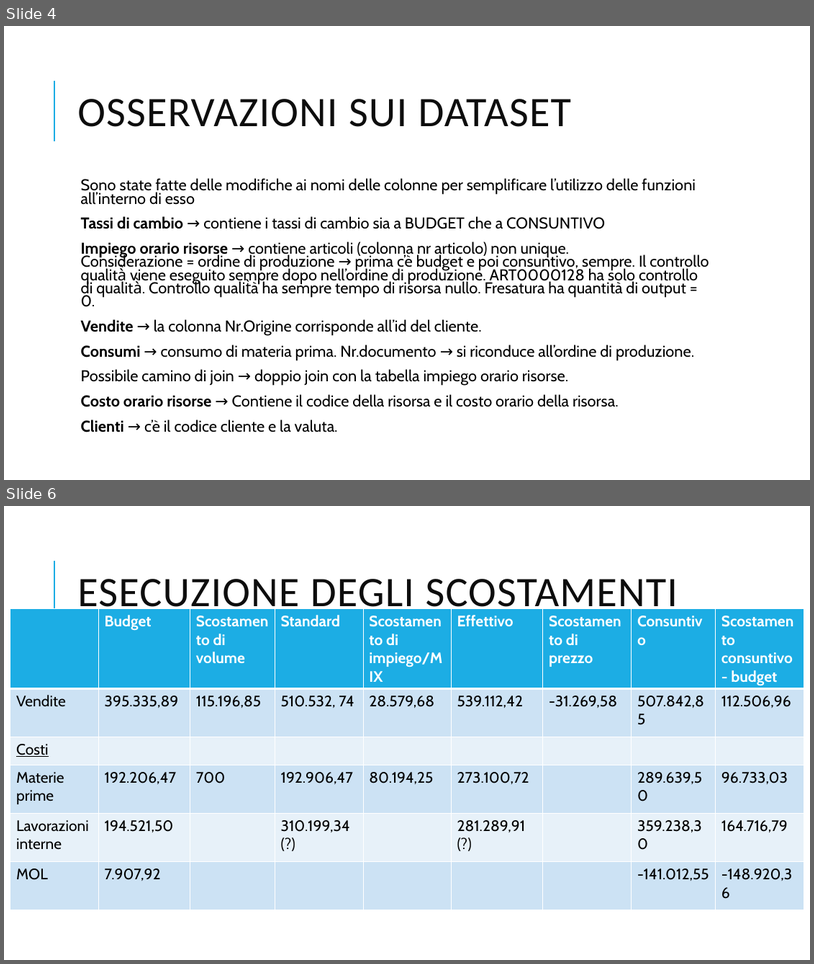
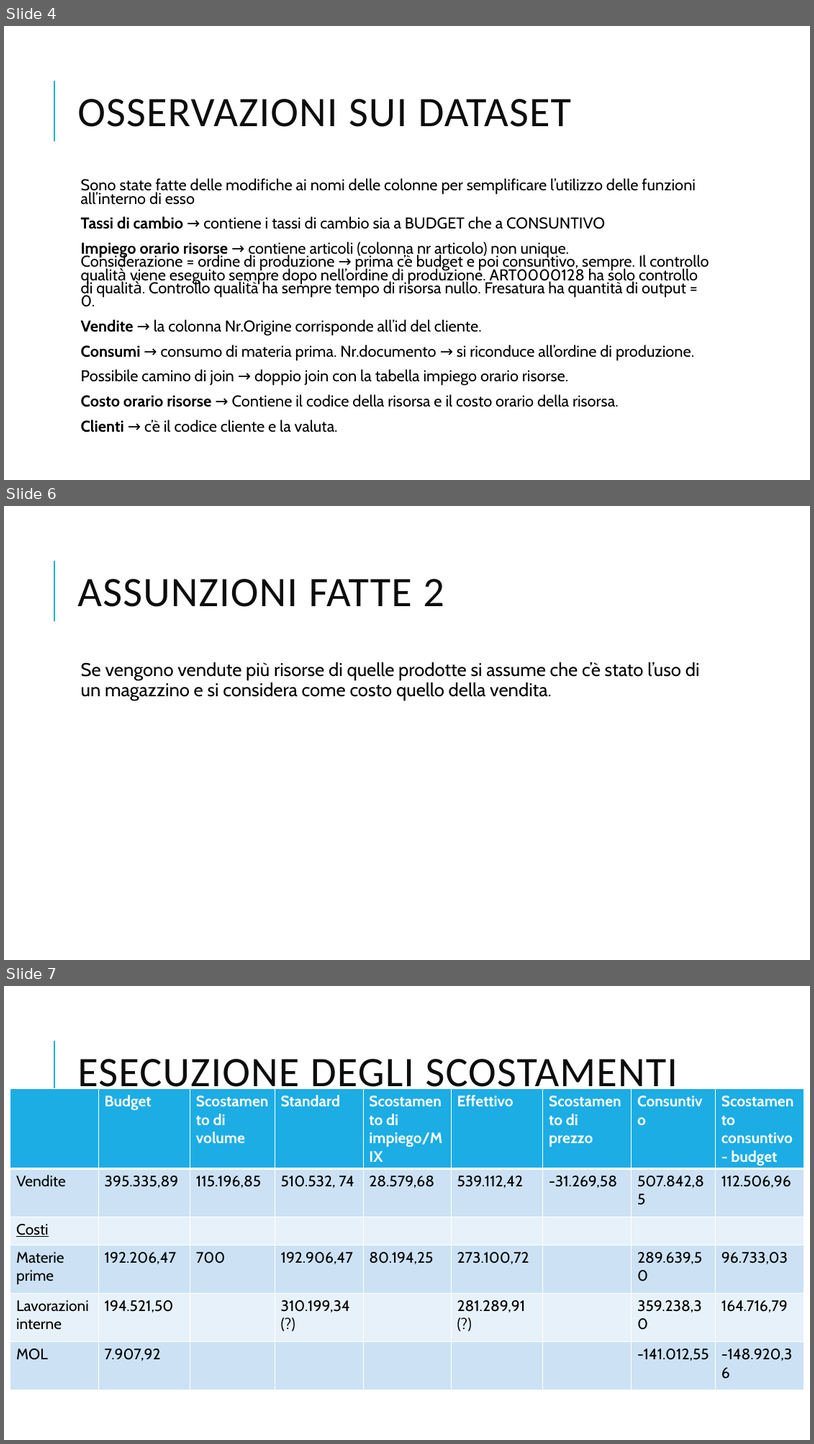
Before and after one commit to VinciGit00/SCGProject, a slide deck: Document/PresentazioneProgetto.pptx. Shown one above the other, each under a label of ours: slides 4 and 6 before the commit, slides 4, 6 and 7 after it; the slides between them are not shown. The pictures are 814x964 and 814x1444 pixels, drawn with LibreOffice and Linux fonts; fonts in the diff are those of the drawing. Boxes give left, top, right and bottom in pixels: in the first picture for what was removed or moved away, otherwise in the second. Text is boxed around its words. In the diff, an @@ line names an element or a change of style, - is before the commit and + after.

```diff
--- a/Document/PresentazioneProgetto.pptx
+++ b/Document/PresentazioneProgetto.pptx
@@ slide 6 added at [4,506,810,960], background #FFFFFF; not listed: 1 template element that a slide beside it also shows @@
@@ title added at [77,579,445,607], 50 pt, text #0D0D0D @@
+ASSUNZIONI FATTE 2
@@ text added at [81,662,700,700], 22 pt, text #000000 @@
+  Se vengono vendute più risorse di quelle prodotte si assume che c’è stato l’uso di un magazzino e si considera come costo quello della vendita.
@@ what was slide 6 is now slide 7 @@
```
Also in this commit, not shown: 1 slide changed, 30 other files.
